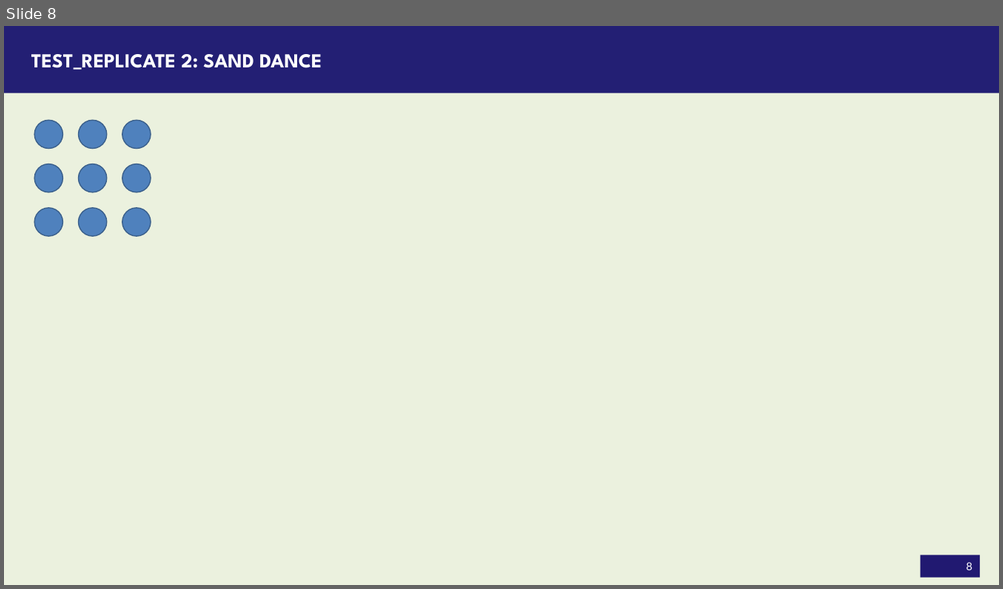
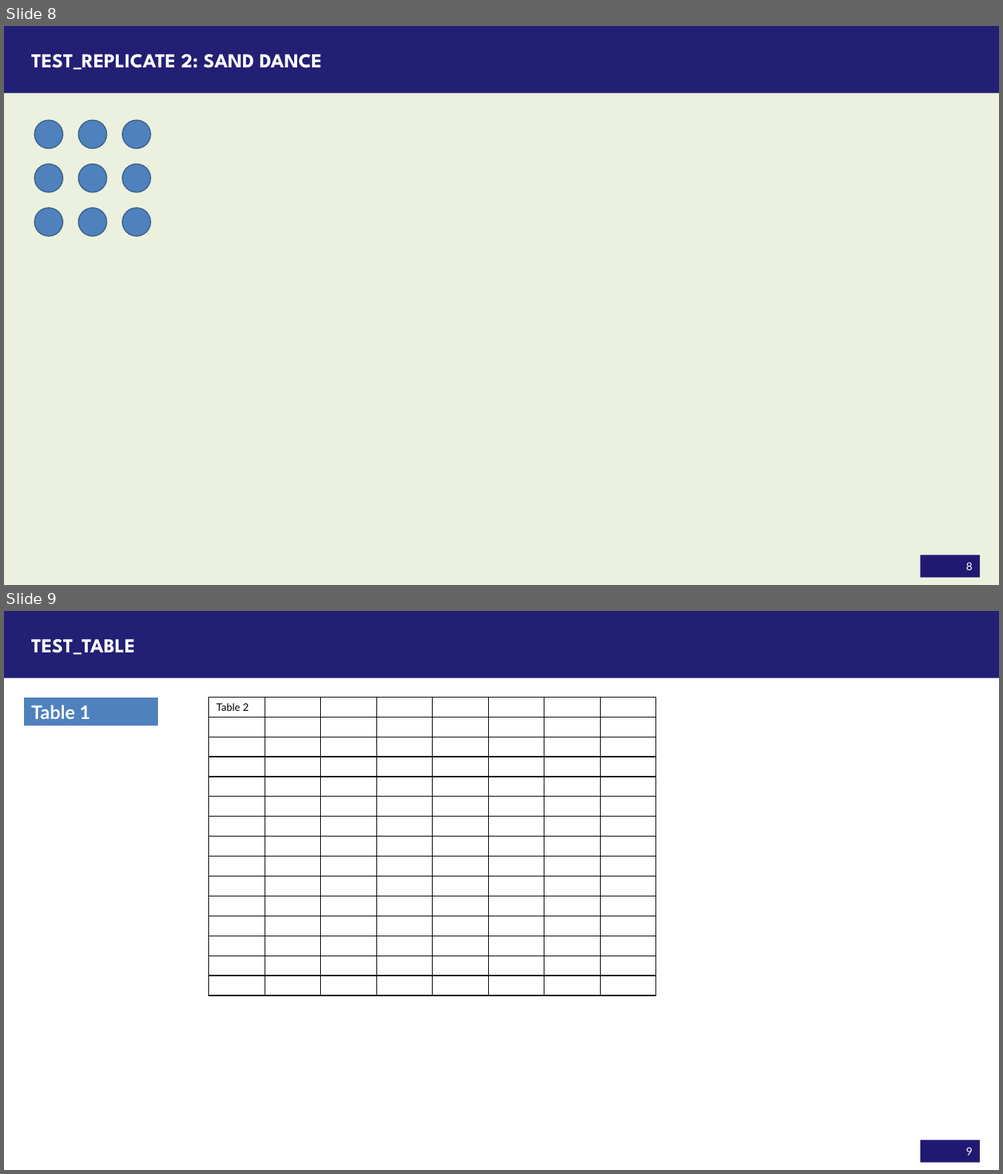
Before and after one commit to gramener/gramex, a slide deck: testlib/input2.pptx. Shown one above the other, each under a label of ours: slide 8 before the commit, slides 8 and 9 after it. The pictures are 1003x589 and 1003x1174 pixels, drawn with LibreOffice and Linux fonts; fonts in the diff are those of the drawing. Boxes give left, top, right and bottom in pixels: in the first picture for what was removed or moved away, otherwise in the second. Text is boxed around its words. In the diff, an @@ line names an element or a change of style, - is before the commit and + after.

Commit message:
ENH: Add pptgen2: table. Fix #257

```diff
--- a/testlib/input2.pptx
+++ b/testlib/input2.pptx
@@ slide 9 added at <box>4,611,999,1170</box>, background #FFFFFF; not listed: 2 template elements that a slide beside it also shows @@
@@ title added at <box>31,639,135,655</box>, 24 pt, text #FFFFFF, bold, small capitals @@
+test_table
@@ table added at <box>24,697,159,727</box>, 1 rows, 1 columns @@
+Table 1
@@ table added at <box>209,697,657,995</box>, 15 rows, 8 columns @@
+Table 2 |  |  |  |  |  |  | 
+ |  |  |  |  |  |  | 
+ |  |  |  |  |  |  | 
+ |  |  |  |  |  |  | 
+ |  |  |  |  |  |  | 
+ |  |  |  |  |  |  | 
+ |  |  |  |  |  |  | 
+ |  |  |  |  |  |  | 
+ |  |  |  |  |  |  | 
+ |  |  |  |  |  |  | 
+ |  |  |  |  |  |  | 
+ |  |  |  |  |  |  | 
+ |  |  |  |  |  |  | 
+ |  |  |  |  |  |  | 
+ |  |  |  |  |  |  | 
```
Also in this commit, not shown: 1 slide removed, 9 other files.
